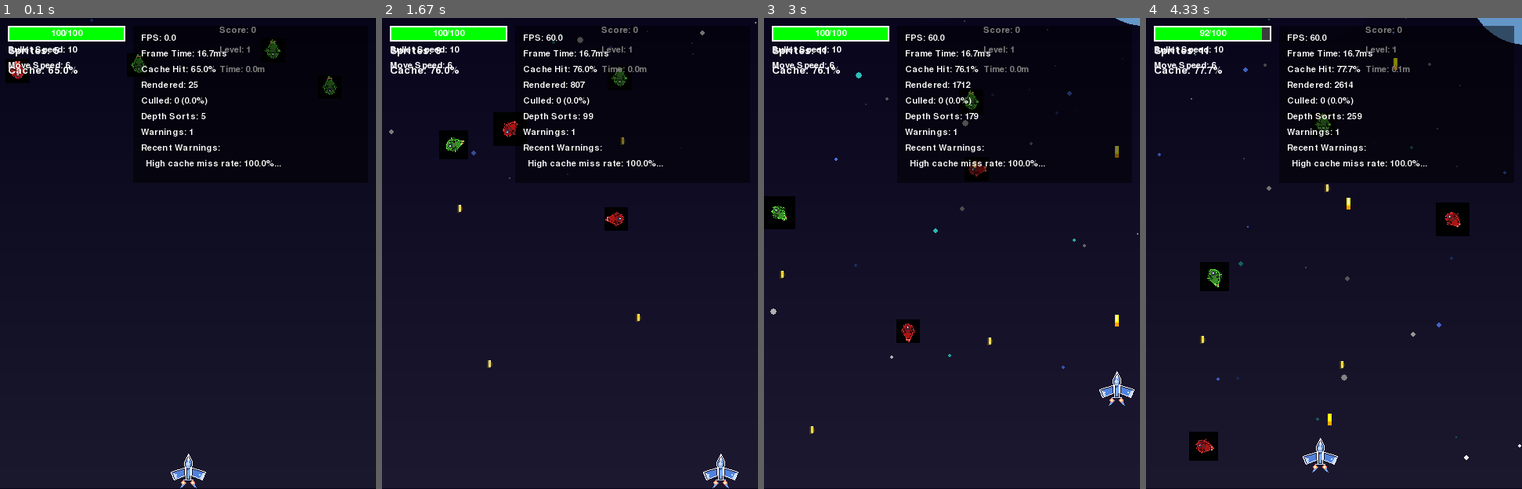
Above: before the commit, frames 1-4 (left to right).
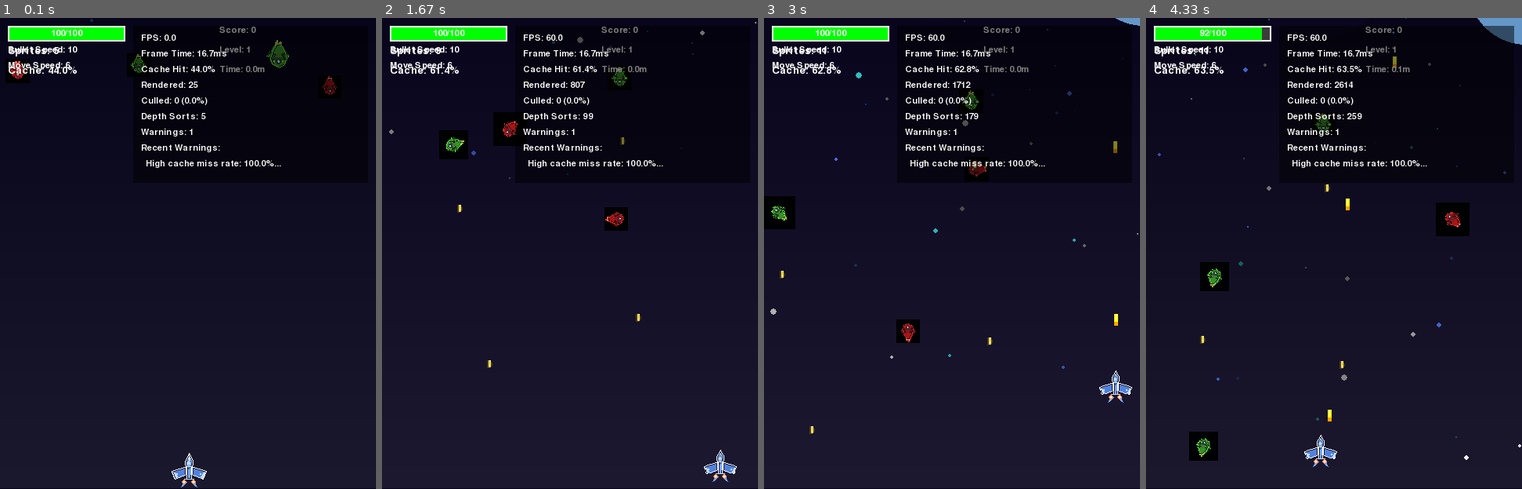
Above: after the commit, the same moments.

Repository: mike861/thunder_fighter
Game: pygame game, started from main.py
Two runs of this game, one before a commit and one after it. Both use one fixed random seed, a clock stepped at 60 frames per second and the inputs below.
Inputs (mouse positions are in pixels of both pictures, inside the frame that each line leads up to):
- Up to frame 1 (0.1 s): no input
- Up to frame 2 (1.67 s): hold W 0.33-0.8 s; hold Right 0.33-0.8 s; move the mouse to (554, 272) at 0.37 s; hold S 0.83-1.3 s; hold Right 0.83-1.3 s; move the mouse to (690, 239) at 0.87 s; tap A at 1.33 s
- Up to frame 3 (3 s): tap J at 1.67, 2.07, 2.37, 2.57, 2.9 s; hold Right 2-2.47 s; move the mouse to (1008, 88) at 2.03 s; tap K at 2.15 s; hold Up 2.5-2.8 s; move the mouse to (997, 295) at 2.53 s; tap - at 2.65 s; hold Right from 2.83 s (still down); move the mouse to (959, 93) at 2.87 s
- Up to frame 4 (4.33 s): tap J at 3.2, 3.4, 3.7, 3.97, 4.3 s; release Right at 3.3 s; hold Left 3.33-3.87 s; move the mouse to (1198, 239) at 3.37 s; tap K at 3.48 s; hold Down 3.9-4.2 s; move the mouse to (1337, 300) at 3.93 s; tap - at 4.05 s; hold Left from 4.23 s (still down); move the mouse to (1322, 173) at 4.27 s

The runs differ from the first frame. In frame 1, 0.6% of the frame differs, in the area x 12-90%, y 4-100%; in frame 2, 0.4%; in frame 3, 0.4%; in frame 4, 0.7%, in the area x 12-67%, y 8-97%.

Commit message:
feat: upgrade Player to 3D with perspective effects and breathing animation
Convert Player class from 2D sprite to Entity3D with full 3D capabilities:
- Inherit from Entity3D instead of pygame.sprite.Sprite for depth support
- Add subtle breathing/floating effect with depth oscillation (amplitude=2.0, frequency=1.5)
- Fix movement speed conversion from pixels/frame to pixels/second (multiply by 60 FPS)
- Update position handling to use 3D screen coordinates and visual sizing
- Maintain backward compatibility with all existing Player functionality

Test framework updates:
- Fix e2e test mocks to use real pygame.sprite.Sprite inheritance for compatibility
- Update collision system tests to mock 3D-aware collision detection methods
- Add 3D depth attributes (z=300.0) to test mocks for collision calculations
- All critical tests now pass with new 3D Player implementation

Performance and effects:
- Player maintains z=0.0 (front depth) for optimal visibility and control
- Breathing effect provides subtle 3D visual feedback without gameplay impact
- Speed conversion ensures consistent movement feel with 2D version
- Proper boundary constraints using world coordinates with 3D transformations

🤖 Generated with [Claude Code](https://claude.ai/code)

Co-Authored-By: Claude <noreply@anthropic.com>

Diff:
--- a/tests/e2e/test_game_flow.py
+++ b/tests/e2e/test_game_flow.py
@@ -28,32 +28,38 @@
         pass
 
     def _create_mock_player(self):
-        """Create a properly configured mock player with all necessary attributes."""
-        mock_player = Mock()
-
-        # Basic attributes
-        mock_player.health = int(PLAYER_CONFIG["HEALTH"])
-        mock_player.speed = 5  # Numeric value for mathematical operations
-        mock_player.x = 100
-        mock_player.y = 200
-        mock_player.width = 32
-        mock_player.height = 32
-
-        # Player-specific attributes
-        mock_player.bullet_paths = 1
-        mock_player.bullet_speed = 10
-        mock_player.wingmen_list = []
-
-        # Sprite behavior - make it behave like a pygame Sprite
-        mock_player.alive.return_value = True
-        mock_player.kill.return_value = None
-        mock_player.add_internal = Mock()
-        mock_player.groups.return_value = []
-
-        # Methods
-        mock_player.add_wingman = Mock()
-
-        return mock_player
+        """Create a properly configured mock player that inherits from pygame.sprite.Sprite."""
+        # Import here to avoid circular imports
+        from unittest.mock import Mock
+        import pygame
+
+        # Create a real sprite-based mock that pygame.sprite.Group can handle
+        class MockPlayer(pygame.sprite.Sprite):
+            def __init__(self):
+                super().__init__()
+                # Basic attributes
+                self.health = int(PLAYER_CONFIG["HEALTH"])
+                self.speed = 5  # Numeric value for mathematical operations
+                self.x = 100
+                self.y = 200
+                self.width = 32
+                self.height = 32
+
+                # Create minimal image and rect for pygame sprite compatibility
+                self.image = pygame.Surface((32, 32))
+                self.rect = pygame.Rect(100, 200, 32, 32)
+
+                # Player-specific attributes
+                self.bullet_paths = 1
+                self.bullet_speed = 10
+                self.wingmen_list = []
+
+                # Mock methods
+                self.add_wingman = Mock()
+                self.update = Mock()
+                self.shoot = Mock()
+
+        return MockPlayer()
 
     def _create_mock_ui_manager(self):
         """Create a properly configured mock UI manager."""
--- a/tests/systems/test_collision_system.py
+++ b/tests/systems/test_collision_system.py
@@ -75,6 +75,7 @@
     mocks["enemy"].rect.center = (50, 50)
     mocks["enemy"].level = 1
     mocks["enemy"].alive.return_value = True
+    mocks["enemy"].z = 300.0  # 3D depth for collision system
 
     # Configure bullet
     mocks["bullet"].rect = MagicMock()
@@ -162,35 +163,34 @@
         # Import the actual function
         from thunder_fighter.systems.collision import check_bullet_enemy_collisions
 
-        # ✅ CRITICAL: Use both module-level and function-level patching for complete isolation
-        with patch("thunder_fighter.systems.collision.pygame.sprite.groupcollide") as mock_groupcollide:
-            with patch("pygame.sprite.groupcollide", mock_groupcollide):
-                with patch("thunder_fighter.graphics.effects.explosion.Explosion"):
-                    with patch("thunder_fighter.entities.items.items.create_random_item") as mock_create_item:
-                        # ✅ Configure collision result as real dict with mock objects as keys/values
-                        collision_result = {collision_mocks["enemy"]: [collision_mocks["bullet"]]}
-                        mock_groupcollide.return_value = collision_result
-
-                        # Execute the function
-                        result = check_bullet_enemy_collisions(
-                            collision_mocks["enemies_group"],
-                            collision_mocks["bullets_group"],
-                            collision_mocks["all_sprites"],
-                            collision_mocks["score"],
-                            0,  # last_score_checkpoint
-                            200,  # score_threshold
-                            collision_mocks["items_group"],
-                            collision_mocks["player"],
-                        )
-
-                        # Verify results
-                        assert result["enemy_hit"] is True
-                        assert result["enemy_count"] == 1
-                        assert result["generated_item"] is False
-
-                        # Verify function calls
-                        collision_mocks["score"].update.assert_called_once_with(10 + collision_mocks["enemy"].level * 2)
-                        mock_create_item.assert_not_called()
+        # ✅ CRITICAL: Mock the 3D-aware collision system method instead of pygame's groupcollide
+        with patch("thunder_fighter.systems.collision.CollisionSystem._group_collide_3d") as mock_group_collide_3d:
+            with patch("thunder_fighter.graphics.effects.explosion.Explosion"):
+                with patch("thunder_fighter.entities.items.items.create_random_item") as mock_create_item:
+                    # ✅ Configure collision result as real dict with mock objects as keys/values
+                    collision_result = {collision_mocks["enemy"]: [collision_mocks["bullet"]]}
+                    mock_group_collide_3d.return_value = collision_result
+
+                    # Execute the function
+                    result = check_bullet_enemy_collisions(
+                        collision_mocks["enemies_group"],
+                        collision_mocks["bullets_group"],
+                        collision_mocks["all_sprites"],
+                        collision_mocks["score"],
+                        0,  # last_score_checkpoint
+                        200,  # score_threshold
+                        collision_mocks["items_group"],
+                        collision_mocks["player"],
+                    )
+
+                    # Verify results
+                    assert result["enemy_hit"] is True
+                    assert result["enemy_count"] == 1
+                    assert result["generated_item"] is False
+
+                    # Verify function calls
+                    collision_mocks["score"].update.assert_called_once_with(10 + collision_mocks["enemy"].level * 2)
+                    mock_create_item.assert_not_called()
 
 
 class TestItemPlayerCollisions(CollisionTestBase):
--- a/thunder_fighter/entities/base_3d.py
+++ b/thunder_fighter/entities/base_3d.py
@@ -7,20 +7,20 @@
 """
 
 import math
-from typing import Tuple, Optional
+from typing import Tuple
 
 import pygame
 
-from thunder_fighter.constants import WIDTH, HEIGHT
-from thunder_fighter.entities.base import GameObject
 from thunder_fighter.config.pseudo_3d_config import (
     DEPTH_SETTINGS,
     VISUAL_EFFECTS_CONFIG,
+    get_lod_level,
     get_quantized_scale,
-    get_lod_level,
     get_update_frequency,
     should_render_entity,
 )
+from thunder_fighter.constants import HEIGHT, WIDTH
+from thunder_fighter.entities.base import GameObject
 from thunder_fighter.utils.logger import logger
 
 
@@ -248,16 +248,24 @@
         self.x += self.velocity_x * dt
         self.y += self.velocity_y * dt
 
-        # Depth movement
+        # Depth movement and oscillation
+        new_z = self.z
+        depth_changed = False
+
+        # Apply z_velocity movement
         if self.z_velocity != 0:
-            new_z = self.z + self.z_velocity * dt
-
-            # Add depth oscillation if enabled
-            if self.depth_oscillation_enabled:
-                self.depth_oscillation_phase += dt * self.depth_oscillation_frequency * 2 * math.pi
-                oscillation = math.sin(self.depth_oscillation_phase) * self.depth_oscillation_amplitude
-                new_z += oscillation
-
+            new_z += self.z_velocity * dt
+            depth_changed = True
+
+        # Apply depth oscillation if enabled (independent of z_velocity)
+        if self.depth_oscillation_enabled:
+            self.depth_oscillation_phase += dt * self.depth_oscillation_frequency * 2 * math.pi
+            oscillation = math.sin(self.depth_oscillation_phase) * self.depth_oscillation_amplitude
+            new_z += oscillation
+            depth_changed = True
+
+        # Update depth if any changes occurred
+        if depth_changed:
             self.set_depth(new_z)
 
         # Update rect for collision detection (use screen position)
--- a/thunder_fighter/entities/player/player.py
+++ b/thunder_fighter/entities/player/player.py
@@ -10,6 +10,7 @@
     WHITE,
     WIDTH,
 )
+from thunder_fighter.entities.base_3d import Entity3D
 from thunder_fighter.entities.player.wingman import Wingman
 from thunder_fighter.events.game_events import GameEvent
 from thunder_fighter.graphics.effects import create_explosion, create_flash_effect
@@ -17,13 +18,21 @@
 from thunder_fighter.utils.logger import logger
 
 
-class Player(pygame.sprite.Sprite):
-    """Player class"""
+class Player(Entity3D):
+    """Player class with 3D perspective support"""
 
     def __init__(
         self, game, all_sprites, bullets_group, missiles_group, enemies_group, sound_manager=None, event_system=None
     ):
-        pygame.sprite.Sprite.__init__(self)
+        # Initialize 3D entity with player position (z=0 for closest to camera)
+        super().__init__(
+            x=float(WIDTH // 2),
+            y=float(HEIGHT - 10),
+            width=60,  # Match player ship size
+            height=50,
+            z=0.0  # Player stays at front depth
+        )
+
         self.game = game
         self.sound_manager = sound_manager  # Store sound manager instance
         self.event_system = event_system  # For event-driven shooting
@@ -32,15 +41,13 @@
         self.image = create_player_ship()
         self.rect = self.image.get_rect()
 
-        # Position (float for precision)
-        self.x = float(WIDTH // 2)
-        self.y = float(HEIGHT - 10)
-        self.rect.centerx = int(self.x)
-        self.rect.bottom = int(self.y)
+        # Set initial rect position based on 3D coordinates
+        screen_pos = self.get_screen_position()
+        self.rect.centerx = int(screen_pos[0])
+        self.rect.bottom = int(screen_pos[1])
         self.speed = int(PLAYER_CONFIG["SPEED"])  # Use self.speed for current player speed
         self.max_speed = int(PLAYER_CONFIG["MAX_SPEED"])
-        self.speedx = 0
-        self.speedy = 0
+        # velocity_x and velocity_y are inherited from GameObject
         self.health = int(PLAYER_CONFIG["HEALTH"])
         self.shoot_delay = int(PLAYER_CONFIG["SHOOT_DELAY"])
         self.last_shot = ptime.get_ticks()
@@ -73,22 +80,27 @@
         self.last_missile_shot = ptime.get_ticks()
         self.missile_shoot_delay = 2000  # 2 seconds
 
-    def update(self):
-        """Update player state"""
-        # Reset movement speed
-        self.speedx = 0
-        self.speedy = 0
+        # Enable subtle 3D breathing/floating effect
+        self.enable_depth_oscillation(amplitude=2.0, frequency=1.5)
+
+    def update(self, dt: float = 1/60):
+        """Update player state with 3D perspective support"""
+        # Reset movement velocity
+        self.velocity_x = 0
+        self.velocity_y = 0
 
         # Get key states
         keystate = pygame.key.get_pressed()
+        # Convert speed from pixels/frame to pixels/second (multiply by 60 FPS)
+        speed_per_second = self.speed * 60
         if keystate[pygame.K_LEFT] or keystate[pygame.K_a]:
-            self.speedx = -self.speed  # Use current speed
+            self.velocity_x = -speed_per_second
         if keystate[pygame.K_RIGHT] or keystate[pygame.K_d]:
-            self.speedx = self.speed  # Use current speed
+            self.velocity_x = speed_per_second
         if keystate[pygame.K_UP] or keystate[pygame.K_w]:
-            self.speedy = -self.speed  # Use current speed
+            self.velocity_y = -speed_per_second
         if keystate[pygame.K_DOWN] or keystate[pygame.K_s]:
-            self.speedy = self.speed  # Use current speed
+            self.velocity_y = speed_per_second
 
         # Shooting
         if keystate[pygame.K_SPACE]:
@@ -97,32 +109,37 @@
         # Fire missiles
         self.shoot_missiles()
 
-        # Move player
-        self.x += self.speedx
-        self.y += self.speedy
+        # Apply movement using 3D base class (handles depth and perspective)
+        super().update(dt)
 
         # Slight floating animation for the aircraft
         self.angle = (self.angle + 1) % 360
-        dy = math.sin(math.radians(self.angle)) * 0.5  # Small up and down float
-        self.y += dy
-
-        # Update final rect position
-        self.rect.centerx = int(self.x)
-        self.rect.centery = int(self.y)
-
-        # Keep player within bounds
-        if self.rect.right > WIDTH:
-            self.rect.right = WIDTH
-            self.x = self.rect.centerx
-        if self.rect.left < 0:
-            self.rect.left = 0
-            self.x = self.rect.centerx
-        if self.rect.top < 0:
-            self.rect.top = 0
-            self.y = self.rect.centery
-        if self.rect.bottom > HEIGHT:
-            self.rect.bottom = HEIGHT
-            self.y = self.rect.centery
+        floating_offset = math.sin(math.radians(self.angle)) * 0.5  # Small up and down float
+        self.y += floating_offset
+
+        # Update rect position using 3D screen coordinates
+        screen_pos = self.get_screen_position()
+        visual_size = self.get_visual_size()
+
+        self.rect.centerx = int(screen_pos[0])
+        self.rect.centery = int(screen_pos[1])
+        self.rect.width = visual_size[0]
+        self.rect.height = visual_size[1]
+
+        # Keep player within bounds (in world coordinates)
+        if self.x < 30:  # Account for half-width
+            self.x = 30
+        if self.x > WIDTH - 30:
+            self.x = WIDTH - 30
+        if self.y < 25:  # Account for half-height
+            self.y = 25
+        if self.y > HEIGHT - 25:
+            self.y = HEIGHT - 25
+
+        # Update rect after boundary check
+        screen_pos = self.get_screen_position()
+        self.rect.centerx = int(screen_pos[0])
+        self.rect.centery = int(screen_pos[1])
 
         # Update thruster animation
         self.thrust = (self.thrust + 1) % 10
